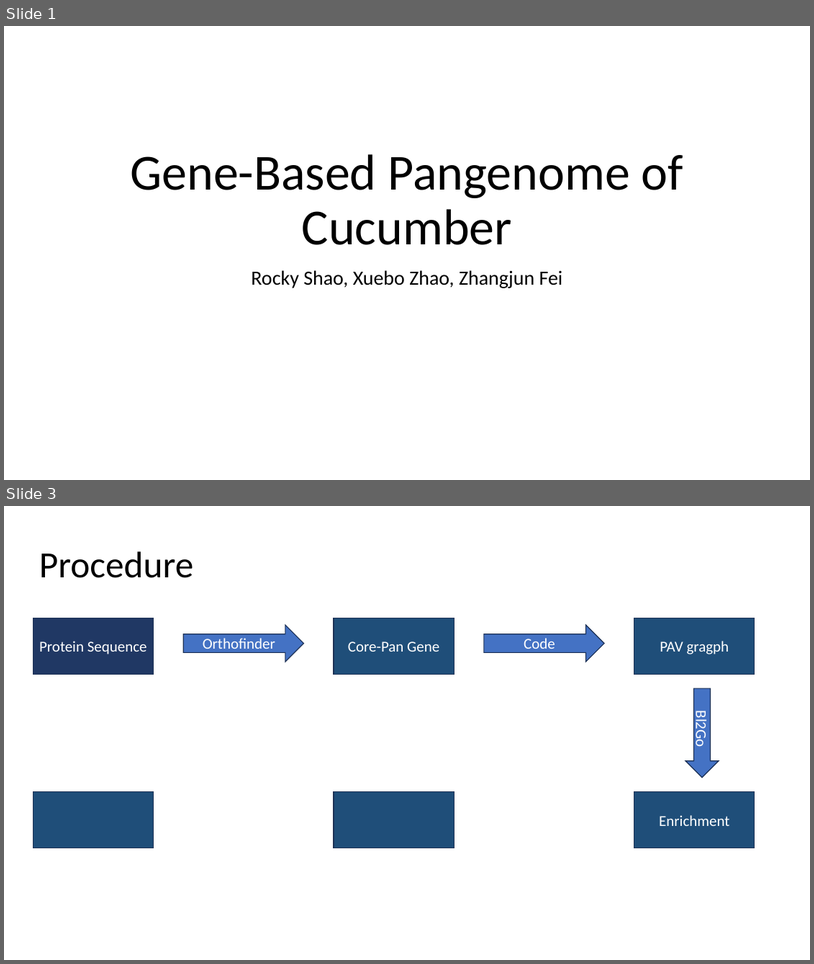
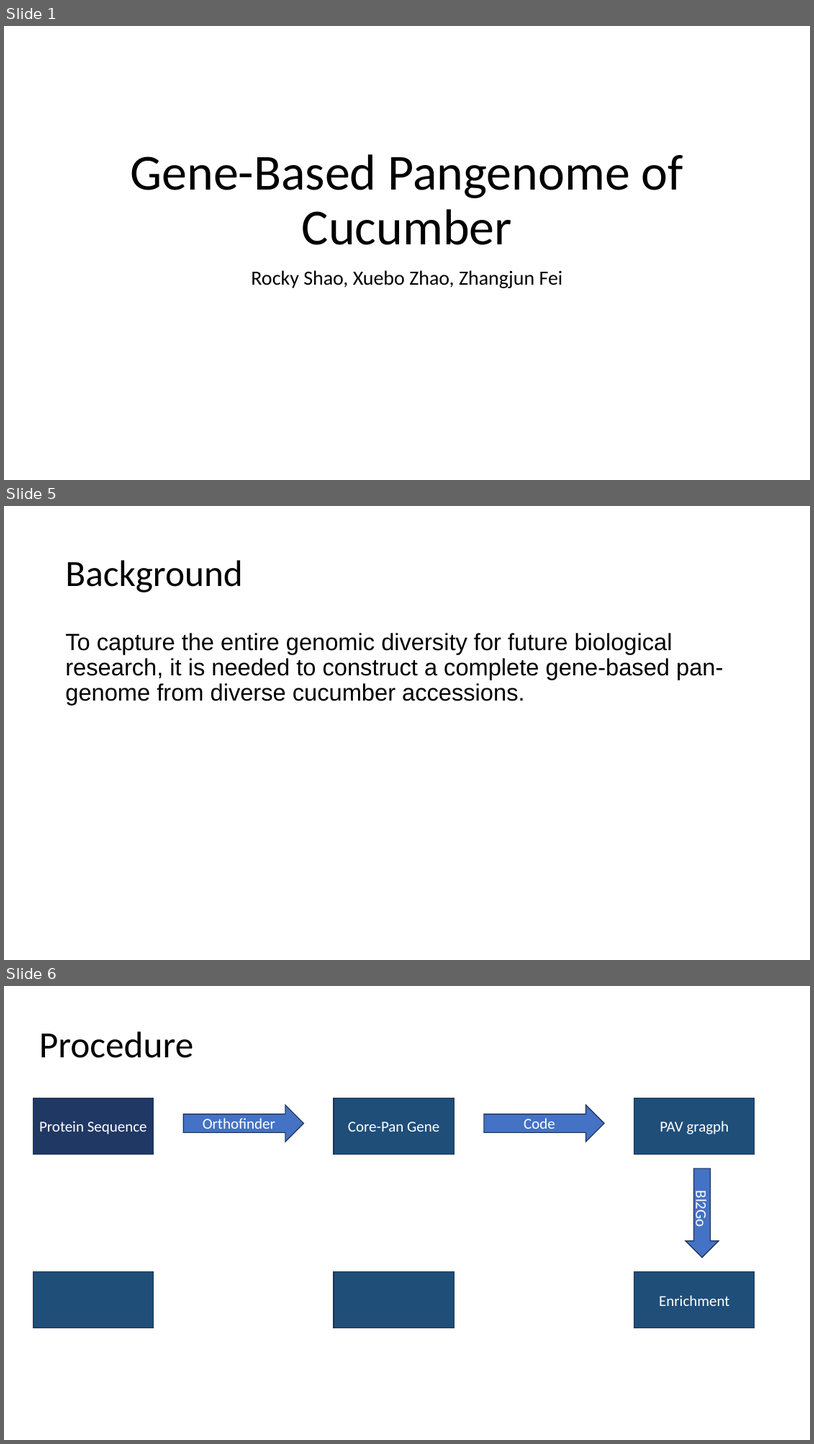
Before and after one commit to Rocky0Shao/BTI_Intern, a slide deck: Poster/In_Lab_Presentation.pptx. Shown one above the other, each under a label of ours: slides 1 and 3 before the commit, slides 1, 5 and 6 after it; the slides between them are not shown. The pictures are 814x964 and 814x1444 pixels, drawn with LibreOffice and Linux fonts; fonts in the diff are those of the drawing. Boxes give left, top, right and bottom in pixels: in the first picture for what was removed or moved away, otherwise in the second. Text is boxed around its words. In the diff, an @@ line names an element or a change of style, - is before the commit and + after.

```diff
--- a/Poster/In_Lab_Presentation.pptx
+++ b/Poster/In_Lab_Presentation.pptx
@@ slide 5 added at <box>4,506,810,960</box>, background #FFFFFF @@
@@ title added at <box>65,560,243,592</box>, 44 pt, text #000000 @@
+Background
@@ text added at <box>65,633,723,705</box>, 28 pt, text #000000 @@
+To capture the entire genomic diversity for future biological research, it is needed to construct a complete gene-based pan-genome from diverse cucumber accessions.
@@ what was slide 3 is now slide 6 @@
```
Also in this commit, not shown: 1 slide changed, 5 other slides added, 1 slide removed, 5 other files.
